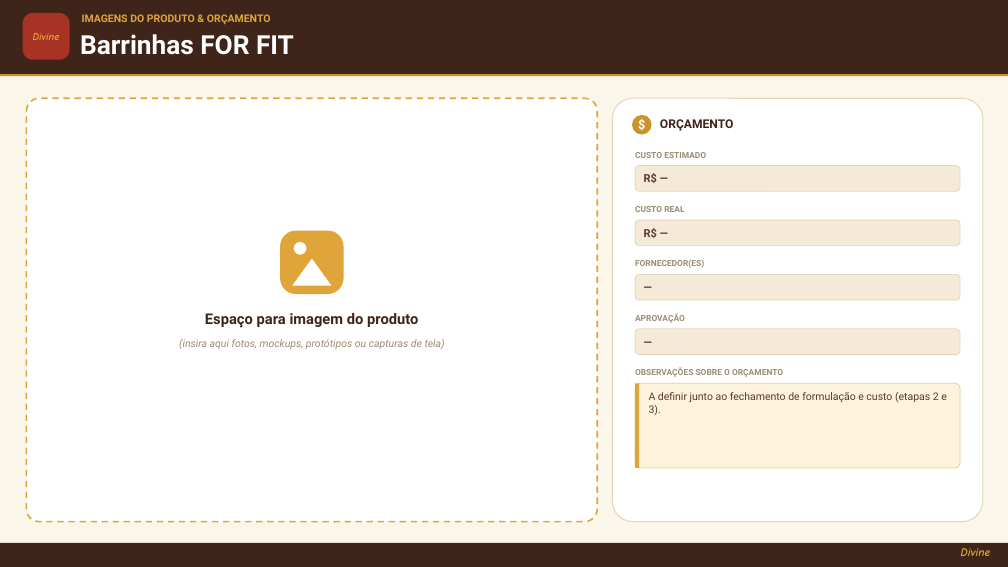
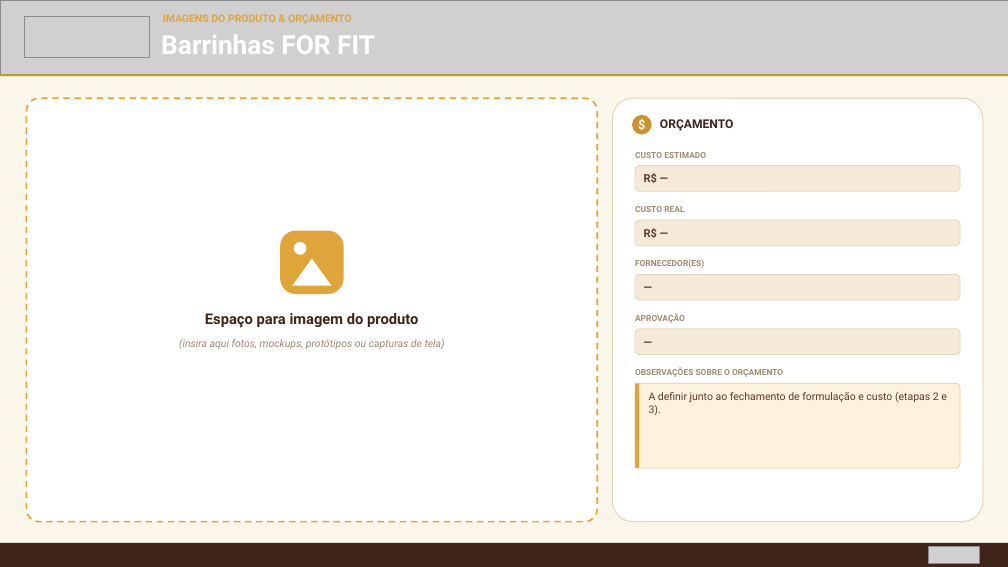
Before and after one commit to oleodias/divine-example, a slide deck: slide 3 of apresentacao/Divine_Acompanhamento_Projetos_MODELO.pptx. Drawn at 1008x567 pixels with LibreOffice and Linux fonts; fonts in the diff are those of the drawing; grey boxes stand for pictures. Boxes give left, top, right and bottom in pixels: in the first picture for what was removed or moved away, otherwise in the second. Text is boxed around its words. In the diff, an @@ line names an element or a change of style, - is before the commit and + after.

```diff
--- a/apresentacao/Divine_Acompanhamento_Projetos_MODELO.pptx
+++ b/apresentacao/Divine_Acompanhamento_Projetos_MODELO.pptx
@@ rectangle removed at (0,0,1008,74) @@
@@ picture added at (0,0,1008,74) @@
@@ rounded rectangle removed at (23,13,70,60) @@
-Divine
@@ picture added at (24,17,149,57) @@
@@ text "Barrinhas FOR FIT": place and size @@
-text "Barrinhas FOR FIT" at (80,34,294,55)
+text "Barrinhas FOR FIT" at (161,35,375,54)
@@ text "IMAGENS DO PRODUTO & ORÇAMENTO": place and size @@
-text "IMAGENS DO PRODUTO & ORÇAMENTO" at (82,14,271,25)
+text "IMAGENS DO PRODUTO & ORÇAMENTO" at (163,14,352,25)
@@ picture added at (929,547,979,563) @@
@@ text removed at (961,548,991,556) @@
-Divine
```
Also in this commit, not shown: 5 other slides changed, 8 other files.
